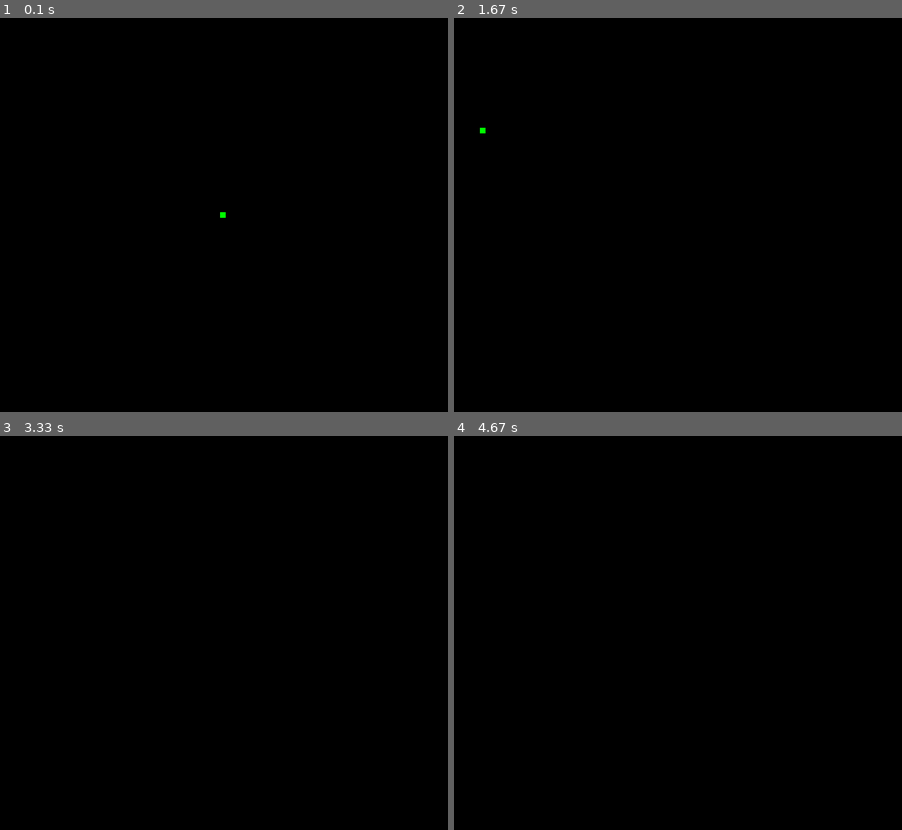
Above: before the commit, frames 1-4 (two rows, left to right).
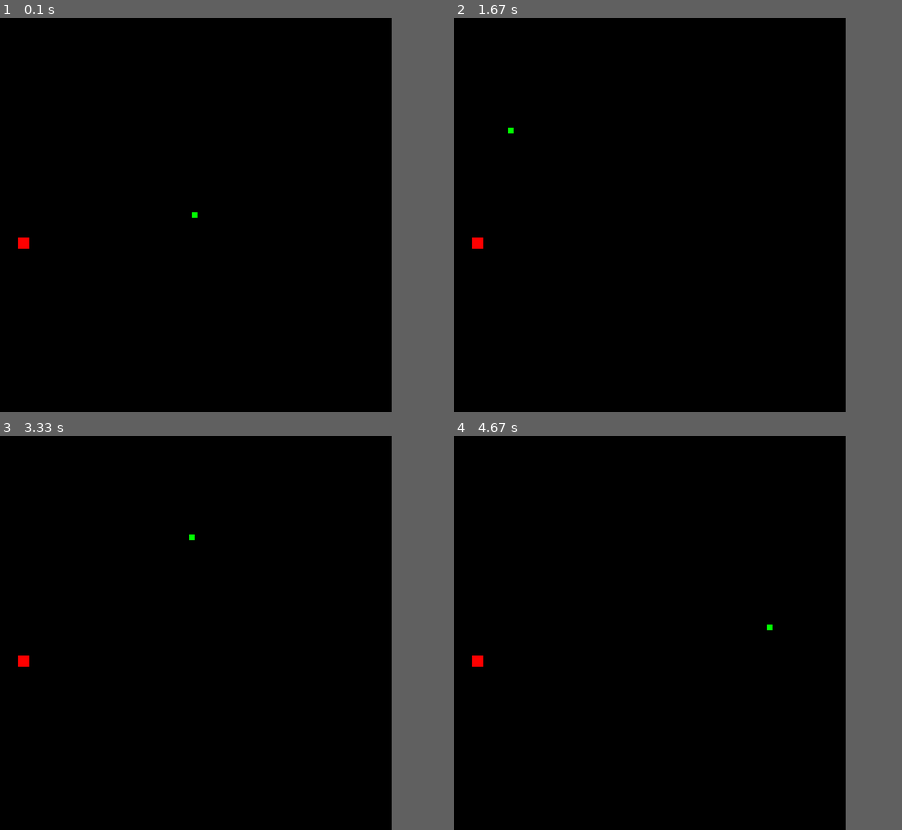
Above: after the commit, the same moments.

Repository: Matheusbarcellos1/Pygame-2021.2
Game: pygame game, started from nome_do_jogo.py
Same seed, same stepped clock (60 frames per second), same inputs: the game is played once before the commit and once after it.
Inputs:
- Up to frame 1 (0.1 s): no input
- Up to frame 2 (1.67 s): hold Right 0.33-0.8 s; hold Up 0.83-1.13 s; hold Right 1.17-1.63 s
- Up to frame 3 (3.33 s): hold Left 1.67-2.2 s; hold Down 2.23-2.53 s; hold Left 2.57-2.97 s; hold Up from 3 s (still down)
- Up to frame 4 (4.67 s): release Up at 3.37 s; hold Right 3.4-4.03 s; hold Down 4.07-4.43 s; hold Left from 4.47 s (still down)
The window is 800x700 before the commit and 700x700 after it. Grey fills any space a smaller window leaves; there, only what the larger window draws over its background counts as a difference.

The runs differ from the first frame. In frame 1, 0.1% of the frame differs, in the area x 4-51%, y 49-59%; in frame 2, 0.1%; in frame 3, less than 0.1%; in frame 4, less than 0.1%.

Commit message:
nova modificação
adicionando comida

Diff:
--- a/config.py
+++ b/config.py
@@ -1,5 +1,5 @@
 # Comprimentos da tela do jogo (valores não fixos, sujeitos a alterações)
-largura = 800
+largura = 700
 altura = 700
 medidas_tela = (largura, altura)
 
--- a/nome_do_jogo.py
+++ b/nome_do_jogo.py
@@ -16,6 +16,10 @@
 pygame.display.set_caption('Nome do Jogo') # Adicionar nome do jogo depois
 tempo = pygame.time.Clock()
 
+# Coordenadas comida
+x_comida = randint(0, 800)
+y_comida = randint(0, 800)
+
 state = True
 while state != False:
     tempo.tick(50)
@@ -32,7 +36,7 @@
             state = False
 
 
-    # Comandos de movimentos da cobra
+    # Comandos de movimentos da cobra com teclas
     comandos = pygame.key.get_pressed()
     if comandos[pygame.K_UP] or comandos[pygame.K_w]:
         y -= vel_cobra
@@ -46,21 +50,28 @@
     # Atualiza a tela para apagar os passos pecorridos pela cobra
     window.fill(PRETO) # A cor deve ser a mesma do fundo da tela!
 
-    # Coordenadas comida
-    x_comida = randint(0, 700)
-    y_comida = randint(0, 700)
-
 
     # Cobra e comida
     cobra = pygame.draw.rect(window, VERDE, (x, y, 10, 10))
+    comida = pygame.draw.rect(window, VERMELHO, (x_comida, y_comida, 20, 20)) # Está com problema
 
-    # Fazendo a cobra retornar quando chegar aos extremos
+
+    # Cobra comendo a comida
+    if cobra.colliderect(comida):
+        x_comida = randint(0, 800)
+        y_comida = randint(0, 800)
+
+
+    # Fazendo a cobra retornar ao lado oposto quando chegar aos extremos
     if y >=  altura:
         y = 0
+    elif y <= 0:
+        y = altura
     if x >= largura:
         x = 0
+    elif x <= 0:
+        x = largura
 
-    # comida = pygame.draw.rect(window, VERMELHO, (x_comida, y_comida, 20, 20)) # Está com problema
 
     pygame.display.update()
 
